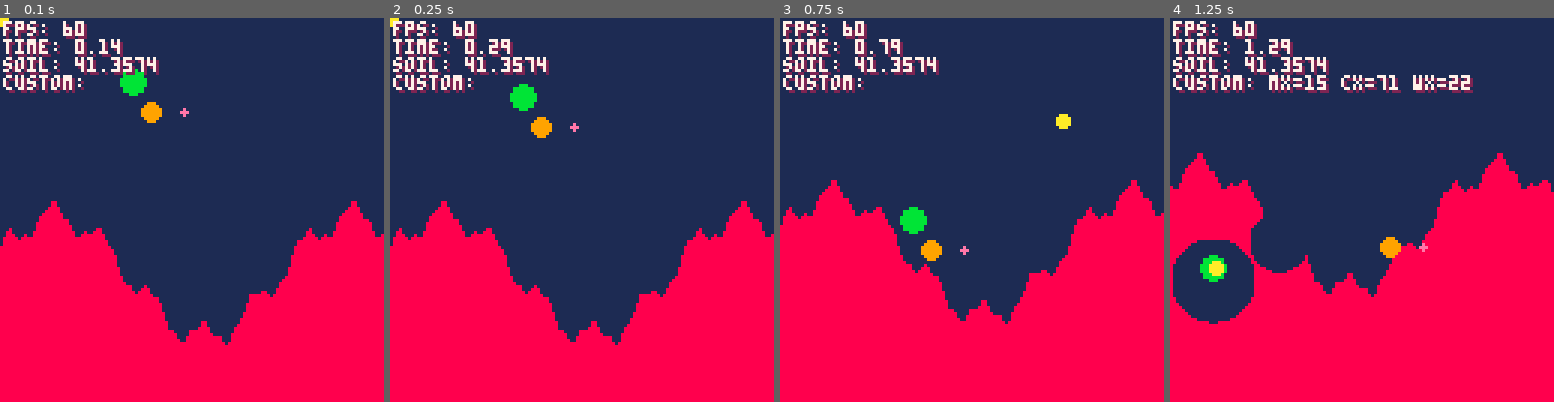
Above: before the commit, frames 1-4 (left to right).
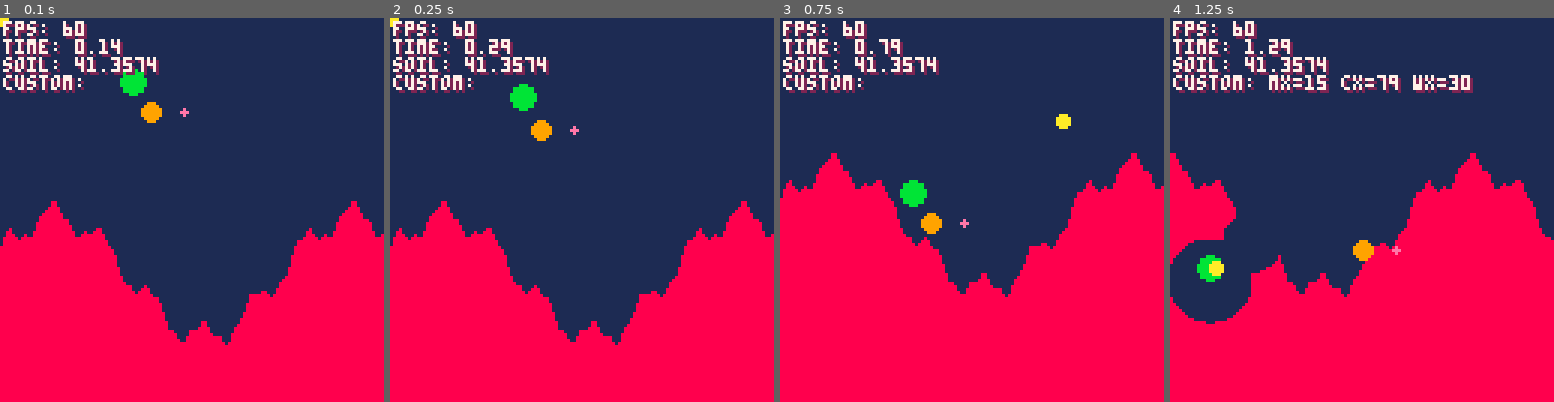
Above: after the commit, the same moments.

Repository: SelfDevTV/pixeltrench
Game: PICO-8 cartridge pixeltrench.p8
Two runs of this game, one before a commit and one after it. Both use one fixed random seed, a clock stepped at 60 frames per second and the inputs below.
Inputs (mouse positions are in pixels of both pictures, inside the frame that each line leads up to):
- Up to frame 1 (0.1 s): no input
- Up to frame 2 (0.25 s): no input
- Up to frame 3 (0.75 s): tap X (X key) at 0.33 s; click (1060, 121) at 0.67 s; tap O (Z key) at 0.7 s
- Up to frame 4 (1.25 s): tap X (X key) at 1.07 s; click (1216, 267) at 1.22 s

Frame 1 is identical in both runs. In frame 2, 0.1% of the frame differs, in the area x 36-50%, y 25-33%; in frame 3, 8.1%, in the area x 0-100%, y 35-80%; in frame 4, 7.0%.

Commit message:
Refactor camera update logic for direct positioning and improve drawing functions

Diff:
--- a/pixeltrench.p8
+++ b/pixeltrench.p8
@@ -540,12 +540,14 @@
 end
 
 function update_cam()
-	cfg.cam_x = lerp(cfg.cam_x, cfg.cam_target.x, cfg.cam_speed)
-	cfg.cam_y = lerp(cfg.cam_y, cfg.cam_target.y, cfg.cam_speed)
+	-- cfg.cam_x = lerp(cfg.cam_x, cfg.cam_target.x, cfg.cam_speed)
+	-- cfg.cam_y = lerp(cfg.cam_y, cfg.cam_target.y, cfg.cam_speed)
+	cfg.cam_x = cfg.cam_target.x
+	cfg.cam_y = cfg.cam_target.y
 
 	-- Clamp camera to world bounds
-	cfg.cam_x = clamp(cfg.cam_x - 64, 0, cfg.world_w - 128) + 64
-	cfg.cam_y = clamp(cfg.cam_y - 64, 0, cfg.world_h - 128) + 64
+	cfg.cam_x = clamp(cfg.cam_x, 64, cfg.world_w - 64)
+	cfg.cam_y = clamp(cfg.cam_y, 64, cfg.world_h - 64)
 end
 
 function _update60()
@@ -640,8 +642,7 @@
 	end
 end
 
-function drawmap()
-	local cam_x = flr(cfg.cam_x - 64)
+function drawmap_with(cam_x)
 	local start_x = max(0, cam_x)
 	local end_x = min(cfg.world_w, cam_x + 128)
 	for x = start_x, end_x do
@@ -678,17 +679,18 @@
 end
 
 function _draw()
-	local cam_x, cam_y = cfg.cam_x - 64, cfg.cam_y - 64
+	local cam_x, cam_y = flr(cfg.cam_x - 64 + 0.5), flr(cfg.cam_y - 64 + 0.5)
 	camera(cam_x, cam_y)
 	cls(cfg.bg_col)
-	drawmap()
+	drawmap_with(cam_x)
 	--circ(debug_ball.x, debug_ball.y, debug_ball.r)
 
 	-- draw worms
-	circfill(worm.x, worm.y, worm.r, 9)
+	local rx, ry = flr(worm.x + 0.5), flr(worm.y + 0.5)
+	circfill(rx, ry, worm.r, 9)
 	-- aim
-	local aim_x = worm.x + cos(worm.aim_angle) * (worm.r + 8)
-	local aim_y = worm.y + sin(worm.aim_angle) * (worm.r + 8)
+	local aim_x = rx + cos(worm.aim_angle) * (worm.r + 8)
+	local aim_y = ry + sin(worm.aim_angle) * (worm.r + 8)
 
 	circfill(aim_x, aim_y, 1, 14)
 
